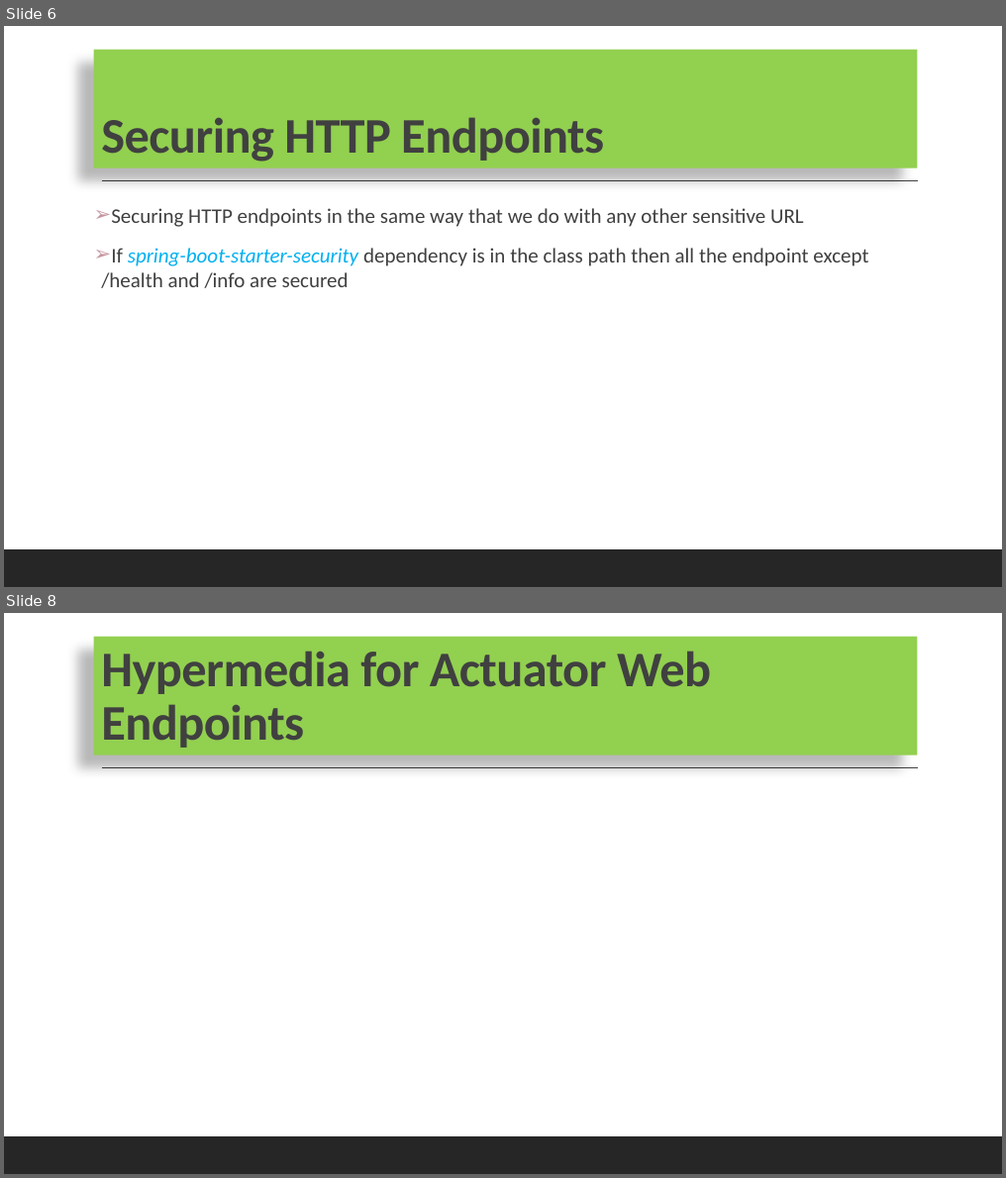
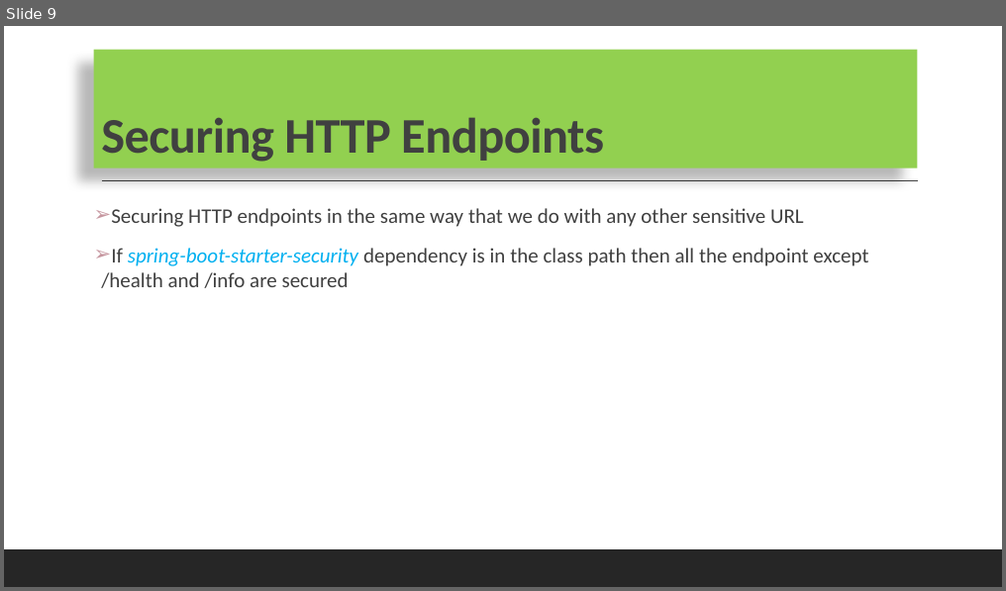
Before and after one commit to codefarm0/Microservices, a slide deck: ppt/Spring boot actuator.pptx. Shown one above the other, each under a label of ours: slides 6 and 8 before the commit, slide 9 after it; the slides between them are not shown. The pictures are 1006x1178 and 1006x591 pixels, drawn with LibreOffice and Linux fonts; fonts in the diff are those of the drawing. Boxes give left, top, right and bottom in pixels: in the first picture for what was removed or moved away, otherwise in the second. Text is boxed around its words. In the diff, an @@ line names an element or a change of style, - is before the commit and + after.

Commit message:
adding actuators and related changes

```diff
--- a/ppt/Spring boot actuator.pptx
+++ b/ppt/Spring boot actuator.pptx
@@ slide 8 removed at bbox=[4, 613, 1002, 1174], background #FFFFFF; not listed: 2 template elements that a slide beside it also shows @@
@@ title removed at bbox=[94, 636, 918, 756] @@
-Hypermedia for Actuator Web Endpoints
@@ what was slide 6 is now slide 9 @@
```
Also in this commit, not shown: 6 slides changed, 3 other files.
